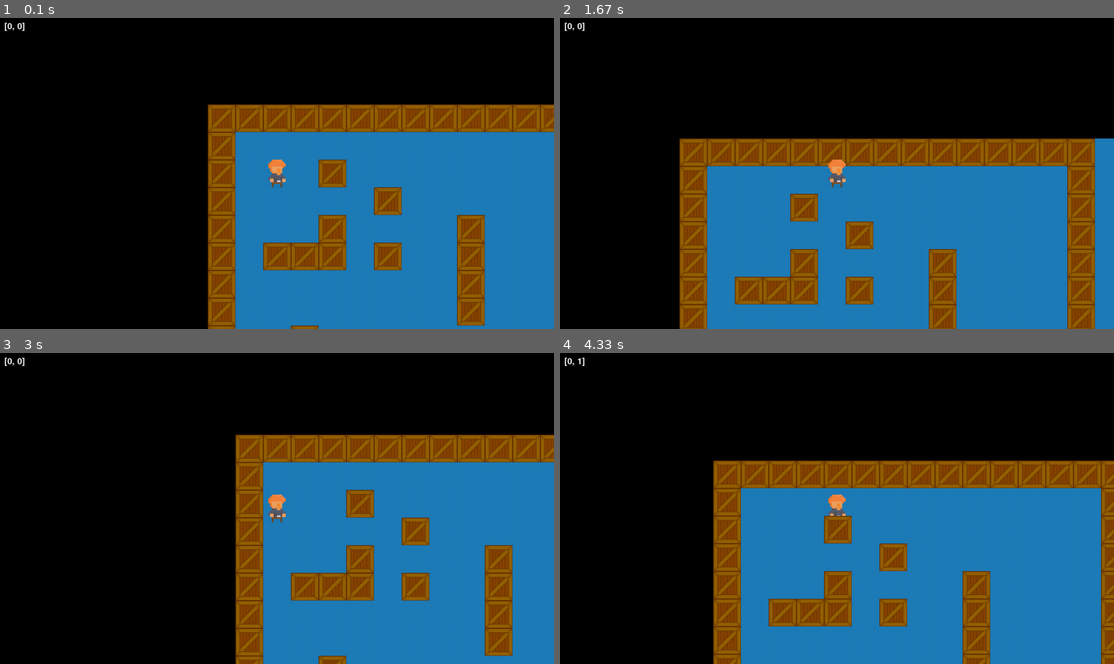
Above: before the commit, frames 1-4 (two rows, left to right).
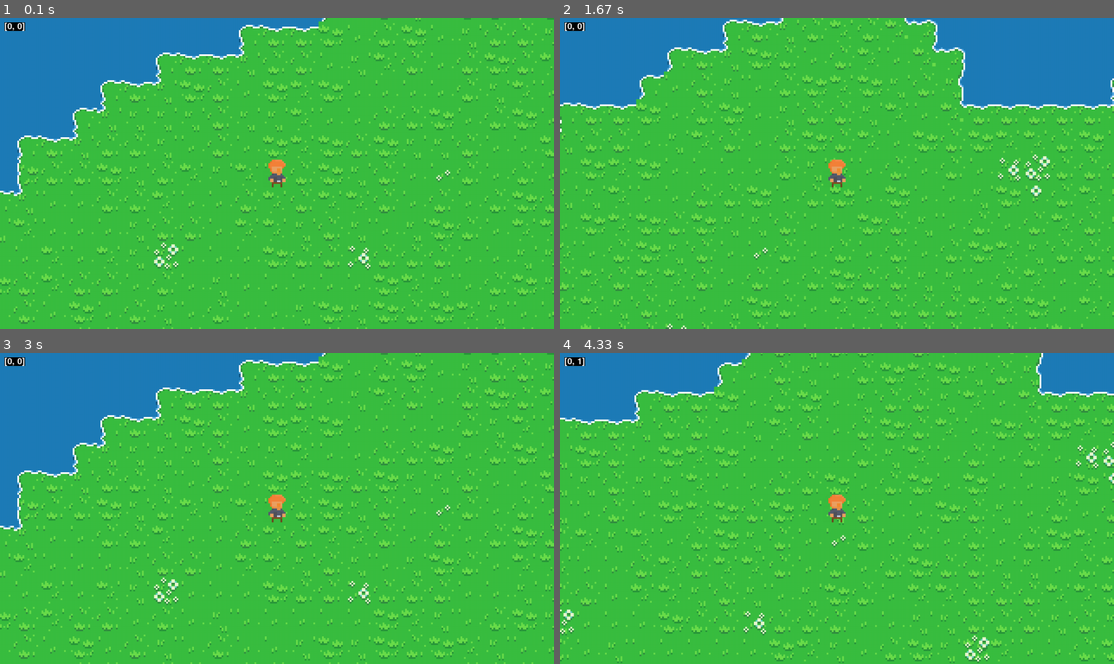
Above: after the commit, the same moments.

Repository: Olerons/Game_PyGame
Game: pygame game, started from code/main.py
Two runs of this game, one before a commit and one after it. Both use one fixed random seed, a clock stepped at 60 frames per second and the inputs below.
Inputs:
- Up to frame 1 (0.1 s): no input
- Up to frame 2 (1.67 s): hold Right 0.33-0.8 s; hold Up 0.83-1.13 s; hold Right 1.17-1.63 s
- Up to frame 3 (3 s): hold Left 1.67-2.2 s; hold Down 2.23-2.53 s; hold Left 2.57-2.97 s
- Up to frame 4 (4.33 s): hold Up 3-3.37 s; hold Right 3.4-4.03 s; hold Down from 4.07 s (still down)

The runs differ from the first frame. In frame 1, 100% of the frame differs, in the area x 0-100%, y 0-100%; in frame 2, 100%; in frame 3, 100%; in frame 4, 100%.

Commit message:
Подгружаем объекты, карту препятствий и т.д. Все читаем из csv + формируем кисти из карты изображения

Diff:
--- a/code/helper_def.py
+++ b/code/helper_def.py
@@ -25,3 +25,14 @@
         for row in layout:
             map.append(list(row))
     return map
+
+def import_brushes(path, size):
+    brush_list = []
+    full_img = pygame.image.load(path)
+
+    for y in range(0,full_img.get_size()[1], size[1]):
+        for x in range(0,full_img.get_size()[0], size[0]):
+            img = full_img.subsurface(pygame.Rect((x, y), size))
+            brush_list.append(pygame.transform.scale(img, (TILESIZE, TILESIZE)))
+
+    return brush_list
--- a/code/level.py
+++ b/code/level.py
@@ -3,7 +3,7 @@
 from settings import *
 from tile import Tile
 from player import Player
-from helper_def import import_csv_layout
+from helper_def import import_csv_layout, import_brushes
 
 class Level:
     def __init__(self):
@@ -15,15 +15,33 @@
         self.create_map()
 
     def create_map(self):
-        for row_index, row in enumerate(WORLD_MAP):
-            for col_index, col in enumerate(row):
-                x = col_index * TILESIZE
-                y = row_index * TILESIZE
-                if col == 'X':
-                    Tile((x,y),[self.visible_sprites,self.obstacle_sprites])
-                if col == 'P':
-                    self.player = Player((x,y), [self.visible_sprites], self.obstacle_sprites )
+        layouts = {
+            'tower_bg': import_csv_layout('../data/map/world_map_tower.csv'),
+            'tower_up': import_csv_layout('../data/map/world_map_tower2.csv'),
+            'player': import_csv_layout('../data/map/world_map_player.csv'),
+            'obstacle': import_csv_layout('../data/map/world_map_obstacle.csv')
+        }
 
+        brushes = {
+            'world': import_brushes('../data/img/Overworld.png', (16,16))
+        }
+
+        for style, layout in layouts.items():
+            for row_index, row in enumerate(layout):
+                for col_index, col in enumerate(row):
+                    if col != -1:
+                        x = col_index * TILESIZE
+                        y = row_index * TILESIZE
+                        if style == 'tower_bg':
+                            Tile((x,y), [self.visible_sprites], brushes['world'][int(col)])
+                        if style == 'tower_up':
+                            Tile((x, y), [self.visible_sprites], brushes['world'][int(col)])
+                        if style == 'obstacle':
+                            if col == '0':
+                                Tile((x, y), [self.obstacle_sprites])
+                        if style == 'player':
+                            if col == '0':
+                                self.player = Player((x,y), [self.visible_sprites], self.obstacle_sprites )
     def draw(self):
         # теперь мы рисуем спрайты с помощью нашего отдельного метода
         self.visible_sprites.custom_draw(self.player)
@@ -50,7 +68,6 @@
         # двигаем фон так же, как и все остальные спрайты
         bg_offset = self.bg_rect.topleft - self.offset
         self.screen.blit(self.bg_surf, bg_offset)
-
         for sprite in sorted(self.sprites(), key=lambda sprt: sprt.rect.centery):
             offset_pos = sprite.rect.topleft - self.offset
             self.screen.blit(sprite.image, offset_pos)
--- a/code/player.py
+++ b/code/player.py
@@ -18,7 +18,7 @@
         self.hitbox = self.rect.inflate(0, -20)
 
         self.direction = pygame.math.Vector2()
-        self.speed = 5
+        self.speed = 10
 
         self.obstacle_sprites = obstacle_sprites
 
--- a/code/settings.py
+++ b/code/settings.py
@@ -3,18 +3,3 @@
 
 TILESIZE = 64
 FPS = 60
-
-WORLD_MAP = [
-    ['X', 'X', 'X', 'X', 'X', 'X', 'X', 'X', 'X', 'X', 'X', 'X', 'X', 'X', 'X'],
-    ['X', ' ', ' ', ' ', ' ', ' ', ' ', ' ', ' ', ' ', ' ', ' ', ' ', ' ', 'X'],
-    ['X', ' ', 'P', ' ', 'X', ' ', ' ', ' ', ' ', ' ', ' ', ' ', ' ', ' ', 'X'],
-    ['X', ' ', ' ', ' ', ' ', ' ', 'X', ' ', ' ', ' ', ' ', ' ', ' ', ' ', 'X'],
-    ['X', ' ', ' ', ' ', 'X', ' ', ' ', ' ', ' ', 'X', ' ', ' ', ' ', ' ', 'X'],
-    ['X', ' ', 'X', 'X', 'X', ' ', 'X', ' ', ' ', 'X', ' ', ' ', ' ', ' ', 'X'],
-    ['X', ' ', ' ', ' ', ' ', ' ', ' ', ' ', ' ', 'X', ' ', ' ', ' ', ' ', 'X'],
-    ['X', ' ', ' ', ' ', ' ', ' ', ' ', ' ', ' ', 'X', ' ', ' ', ' ', ' ', 'X'],
-    ['X', ' ', ' ', 'X', ' ', ' ', ' ', ' ', ' ', ' ', ' ', ' ', ' ', ' ', 'X'],
-    ['X', ' ', ' ', 'X', ' ', ' ', ' ', ' ', ' ', ' ', ' ', ' ', ' ', ' ', 'X'],
-    ['X', ' ', ' ', ' ', ' ', ' ', ' ', ' ', ' ', ' ', ' ', ' ', ' ', ' ', ' '],
-    ['X', 'X', 'X', 'X', 'X', 'X', 'X', 'X', 'X', 'X', 'X', 'X', 'X', 'X', 'X']
-]
--- a/code/tile.py
+++ b/code/tile.py
@@ -3,9 +3,9 @@
 from helper_def import load_img
 
 class Tile(pygame.sprite.Sprite):
-    def __init__(self, pos, groups):
+    def __init__(self, pos, groups, surf=pygame.Surface((TILESIZE,TILESIZE))):
         super().__init__(groups)
-        self.image = load_img('../data/test/wall.png')
+        self.image = surf
         self.rect = self.image.get_rect(topleft = pos)
 
         # у спрайта тайла тоже должен быть hitbox.
